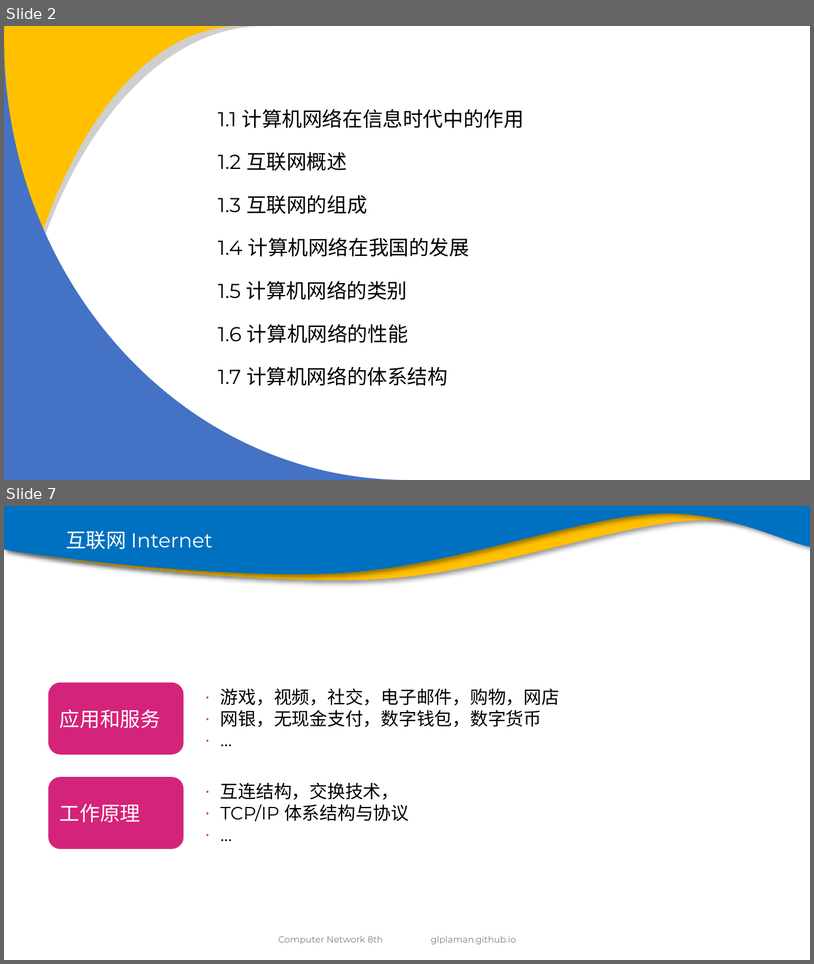
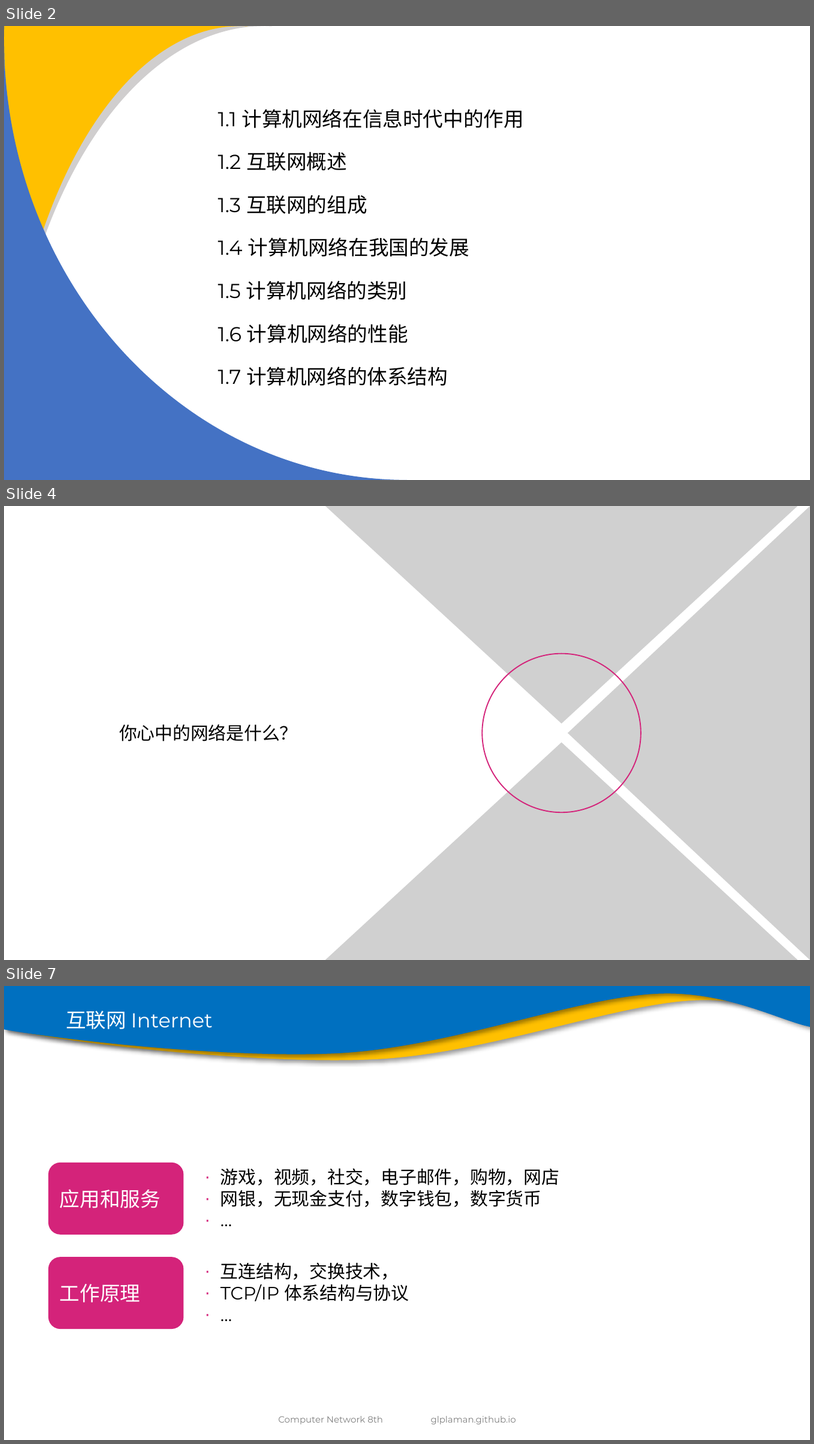
Before and after one commit to glplaman/glplaman.github.io, a slide deck: network/ppt/chap1.pptx. Shown one above the other, each under a label of ours: slides 2 and 7 before the commit, slides 2, 4 and 7 after it; the slides between them are not shown. The pictures are 814x964 and 814x1444 pixels, drawn with LibreOffice and Linux fonts; fonts in the diff are those of the drawing; grey boxes stand for pictures; background and template pictures are left out. Boxes give left, top, right and bottom in pixels: in the first picture for what was removed or moved away, otherwise in the second. Text is boxed around its words. In the diff, an @@ line names an element or a change of style, - is before the commit and + after.

```diff
--- a/network/ppt/chap1.pptx
+++ b/network/ppt/chap1.pptx
@@ slide 4 added at <box>4,506,810,960</box>, background #FFFFFF @@
@@ picture added at <box>326,506,798,724</box> @@
@@ picture added at <box>567,507,810,960</box> @@
@@ ellipse added at <box>482,654,641,813</box>, outline #D4237A 1 pt @@
@@ text added at <box>119,724,298,741</box>, 16 pt, text #000000 @@
+你心中的网络是什么？
@@ picture added at <box>326,742,798,960</box> @@
```
Also in this commit, not shown: 8 slides changed, 1 slide removed, 8 other files.
